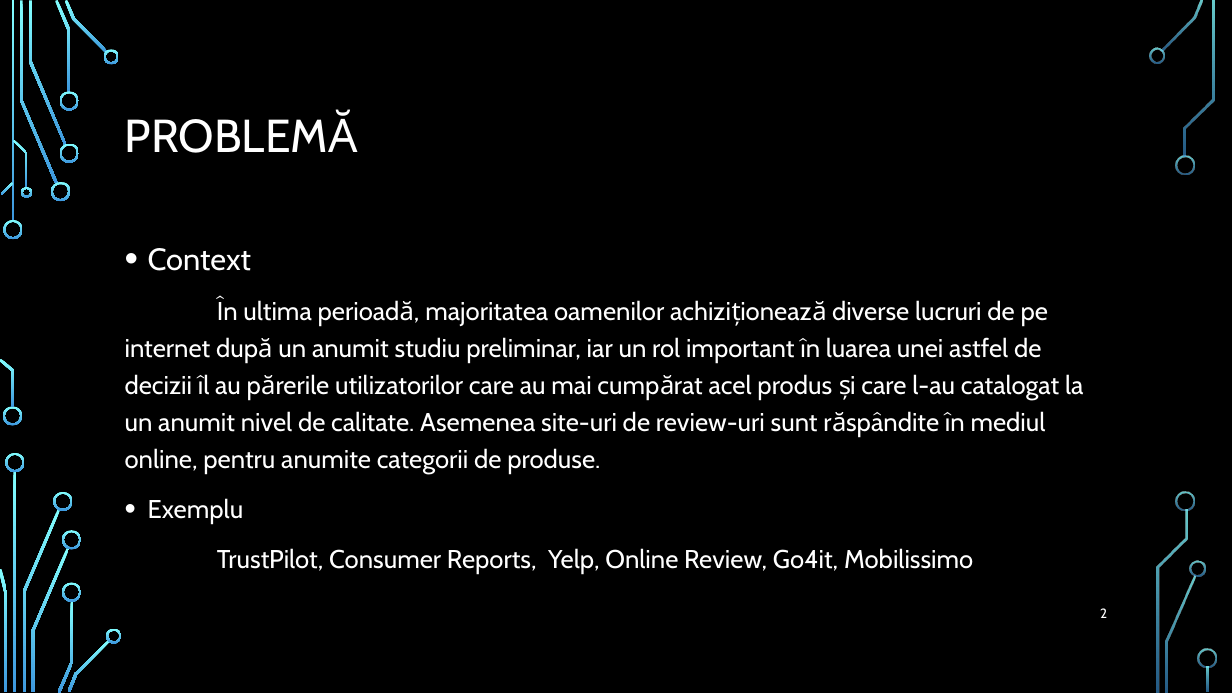
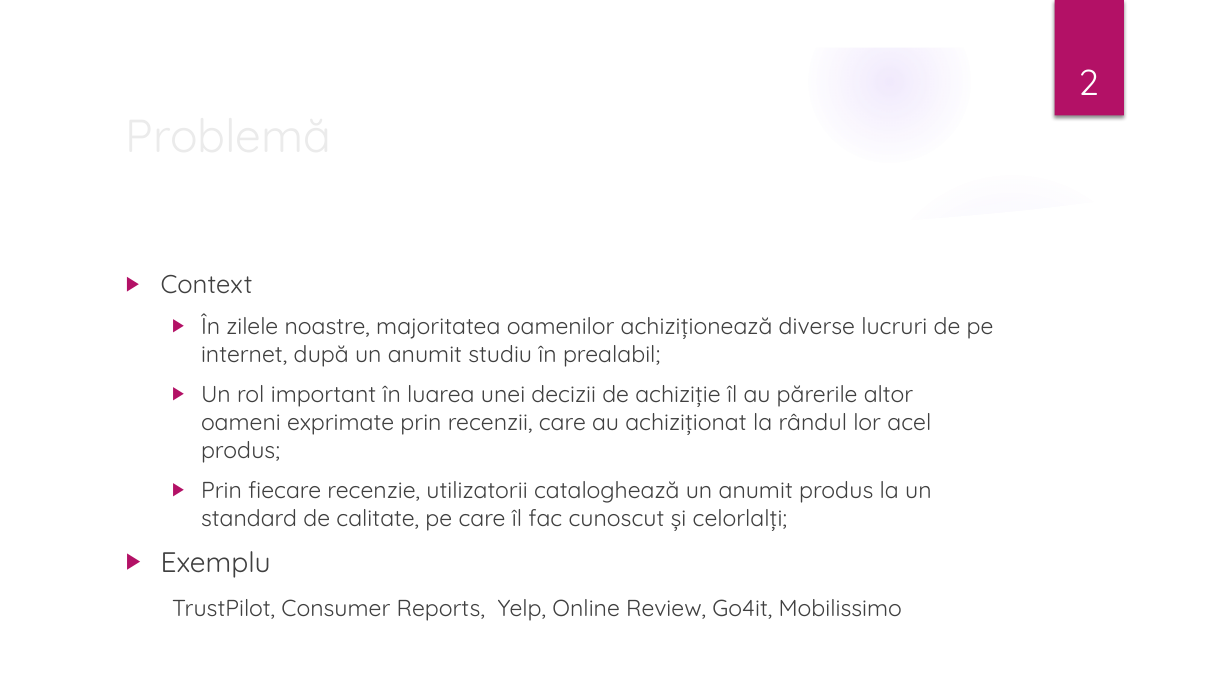
Before and after one commit to ddorian12/Licenta2018BazganDorian, a slide deck: slide 2 of ReviewFactsBest.pptx. Drawn at 1232x693 pixels with LibreOffice and Linux fonts; fonts in the diff are those of the drawing; background and template pictures are left out. Boxes give left, top, right and bottom in pixels: in the first picture for what was removed or moved away, otherwise in the second. Text is boxed around its words. In the diff, an @@ line names an element or a change of style, - is before the commit and + after.

Commit message:
Last ppt version 30.06

```diff
--- a/ReviewFactsBest.pptx
+++ b/ReviewFactsBest.pptx
@@ group added at [0, 0, 1232, 693]: 5 ellipses, 3 freeform shapes @@
@@ rectangle added at [1055, 0, 1124, 116], fill #B31166 @@
@@ page number: place and size @@
-page number at [1100, 608, 1107, 618]
+page number at [1078, 69, 1098, 95]
@@ page number at [1078, 69, 1098, 95]: size 10.5 to 28 pt, font Cabin to Quicksand; alignment right to centre; vertical alignment middle to bottom @@
@@ title at [125, 113, 358, 153]: text changed; font Cabin to Quicksand; text colour #FFFFFF to #EBEBEB @@
-PROBLEMĂ
+Problemă
@@ text "Context": place and size @@
-text "Context" at [125, 248, 1083, 574]
+text "Context" at [161, 275, 994, 621]
@@ text at [161, 275, 902, 621]: size 24 to 20 pt in "Context"; font Cabin to Quicksand, text colour #FFFFFF to #404040 in "Context", "Exemplu", "TrustPilot, Consumer Reports, Yelp, Online Review, Go4it, ..."; size 20 to 22 pt in "Exemplu"; size 20 to 18 pt in "TrustPilot, Consumer Reports, Yelp, Online Review, Go4it, ..."; bullet • to ▶; line spacing 1.2 to 1 @@
@@ text at [201, 313, 994, 531]: text changed; size 20 to 18 pt; font Cabin to Quicksand; text colour #FFFFFF to #404040 @@
-În ultima perioadă, majoritatea oamenilor achiziționează diverse lucruri de pe internet după un anumit studiu preliminar, iar un rol important în luarea unei astfel de decizii îl au părerile utilizatorilor care au mai cumpărat acel produs și care l-au catalogat la un anumit nivel de calitate. Asemenea site-uri de review-uri sunt răspândite în mediul online, pentru anumite categorii de produse.
+  ▶ În zilele noastre, majoritatea oamenilor achiziționează diverse lucruri de pe internet, după un anumit studiu în prealabil;
+  ▶ Un rol important în luarea unei decizii de achiziție îl au părerile altor oameni exprimate prin recenzii, care au achiziționat la rândul lor acel produs;
+  ▶ Prin fiecare recenzie, utilizatorii cataloghează un anumit produs la un standard de calitate, pe care îl fac cunoscut și celorlalți;
@@ group removed at [0, 0, 1217, 693]: 33 freeform shapes, 3 rectangles @@
```
Also in this commit, not shown: 11 other slides changed, 2 slides added, 1 slide removed.
